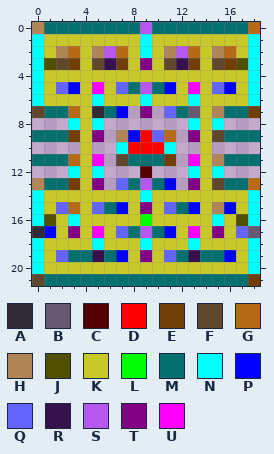
Two versions of one pixel-art sprite, Textures/map.png. Above: the version before the commit.
The file is 19x22 pixels.
Palette (. is transparent): A #312b34  B #685970  C #550000  D #ff0000  E #703e06  F #5f472d  G #b66a16  H #b18657  J #505000  K #c8c828  L #00ff00  M #067070  N #00ffff  P #0000ff  Q #6464ff  R #37104e  S #b658ee  T #820082  U #ff00ff
Pixels before, first column x 0:
 0 HMMMMMMMMSMMMMMMMMG
 1 NKKKKKKKKNKKKKKKKKN
 2 NKHGKHSGKNKHSGKHGKN
 3 NJFEKFREKTKFREKFEJN
 4 NKKKKKKKKKKKKKKKKKN
 5 NKQPKUKQMSMPKUKQPKN
 6 NKKKKNKKKNKKKNKKKKN
 7 FMMGKAMP.T.QMBKHMME
 8 ...NKN.......NKN...
 9 MMMEKT.HPDQG.TKFMMM
10 ....K..NDDDN..K....
11 MMMGKU.FMMME.UKHMMM
12 ...NKN...C...NKN...
13 HMMEKT.QMSMP.TKFMMG
14 NKKKKKKKKNKKKKKKKKN
15 NKQGKQMPKTKQMPKHPKN
16 NJKNKKKKKLKKKKKNKJN
17 APKTKUKQMSMPKUKTKQB
18 NKKKKNKKKNKKKNKKKKN
19 NKQMMRMPKTKQMRMMPKN
20 NKKKKKKKKKKKKKKKKKN
21 FMMMMMMMMMMMMMMMMME
After the commit:
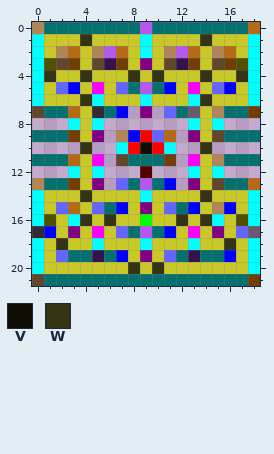
Colours new in this view: V #0d0d03  W #343414
The exact change:
Changed rows in their new state; - is an unchanged pixel.
first column x 1:
 1 ---W---------W---
 4 W--W---W-W---W--W
 6 ---W---------W---
first column x 4:
10 W----V----W
first column x 2:
14 --W---------W--
16 --W-W-----W-W--
18 W-------------W
20 ------W-W------
Changed places in both pictures, as pixel boxes (x1, y1, x2, y2):
changed: (44, 34, 248, 274)
